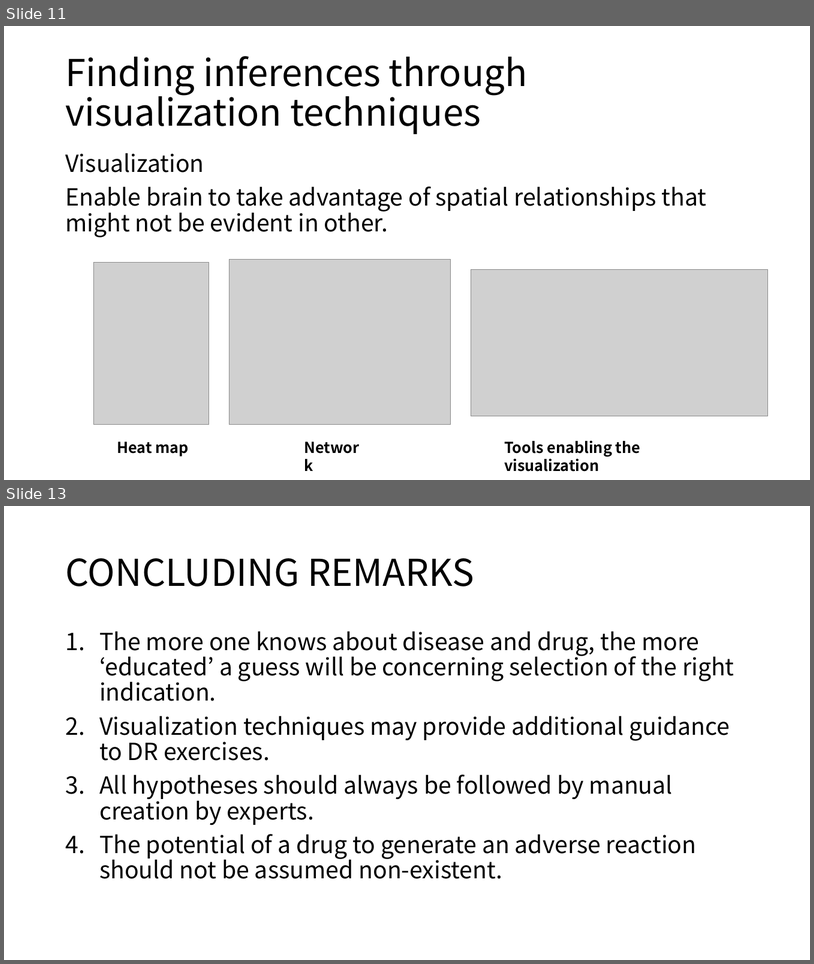
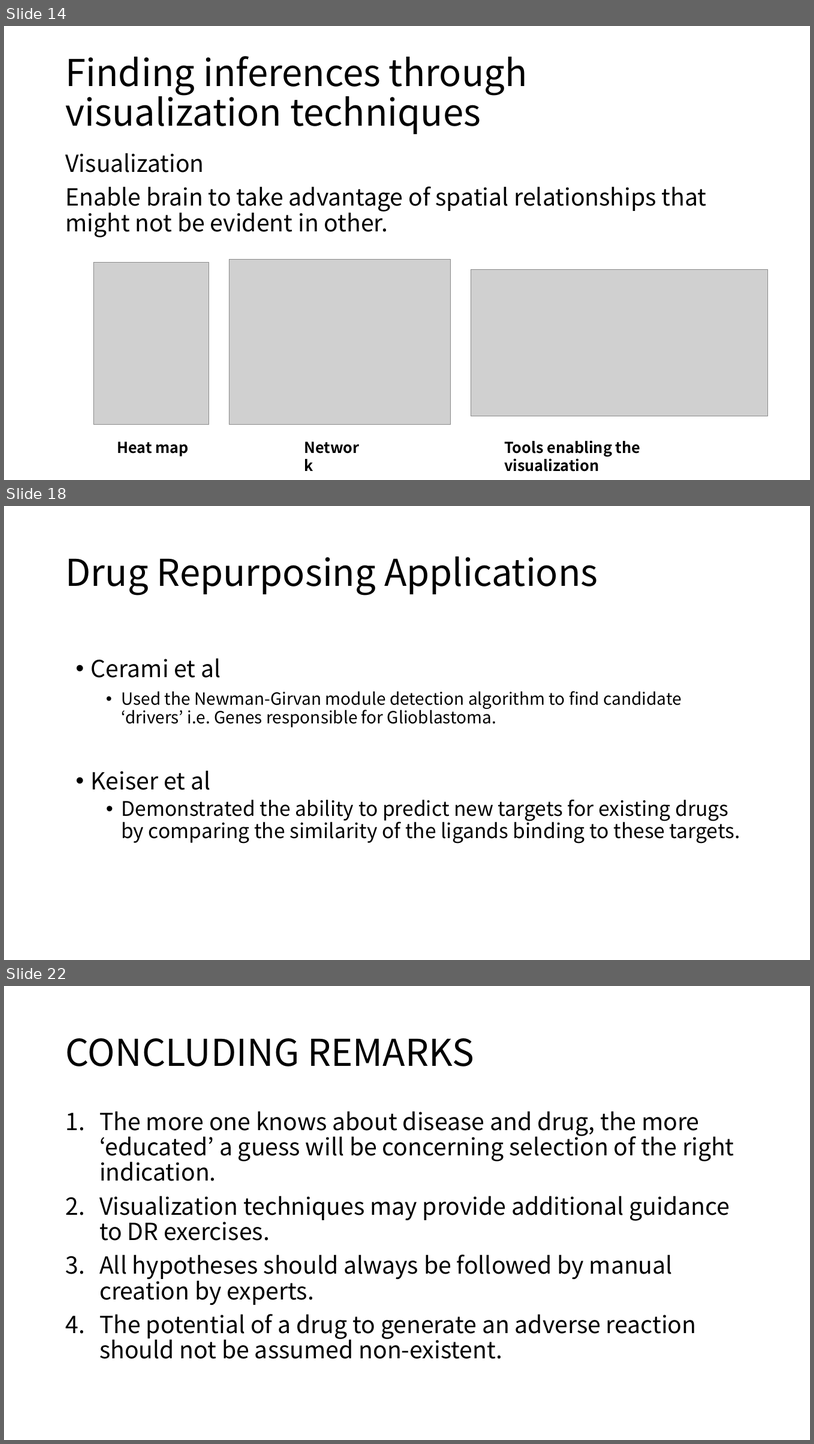
Before and after one commit to moklise/TIL, a slide deck: Review/[3] Literature mining, ontologies and information visualization for drug repurposing/Literature mining, ontologies and information visualization for.pptx. Shown one above the other, each under a label of ours: slides 11 and 13 before the commit, slides 14, 18 and 22 after it; the slides between them are not shown. The pictures are 814x964 and 814x1444 pixels, drawn with LibreOffice and Linux fonts; fonts in the diff are those of the drawing; grey boxes stand for pictures. Boxes give left, top, right and bottom in pixels: in the first picture for what was removed or moved away, otherwise in the second. Text is boxed around its words. In the diff, an @@ line names an element or a change of style, - is before the commit and + after.

Commit message:
[Publication Review] Literature mining, ontologies and information visualization for drug repurposing added PPT

```diff
--- a/Review/[3] Literature mining, ontologies and information visualization for drug repurposing/Literature mining, ontologies and information visualization for.pptx
+++ b/Review/[3] Literature mining, ontologies and information visualization for drug repurposing/Literature mining, ontologies and information visualization for.pptx
@@ slide 18 added at (4, 506, 810, 960), background #FFFFFF @@
@@ title added at (65, 556, 599, 595), 44 pt, text #000000 @@
+Drug Repurposing Applications
@@ text added at (91, 658, 741, 843), 24 pt, text #000000 @@
+• Cerami et al
+    • Used the Newman-Girvan module detection algorithm to find candidate ‘drivers’ i.e. Genes responsible for Glioblastoma.
+• Keiser et al
+  • Demonstrated the ability to predict new targets for existing drugs by comparing the similarity of the ligands binding to these targets.
@@ what was slide 11 is now slide 14 @@
@@ what was slide 13 is now slide 22 @@
```
Also in this commit, not shown: 9 other slides added, 1 other file.
